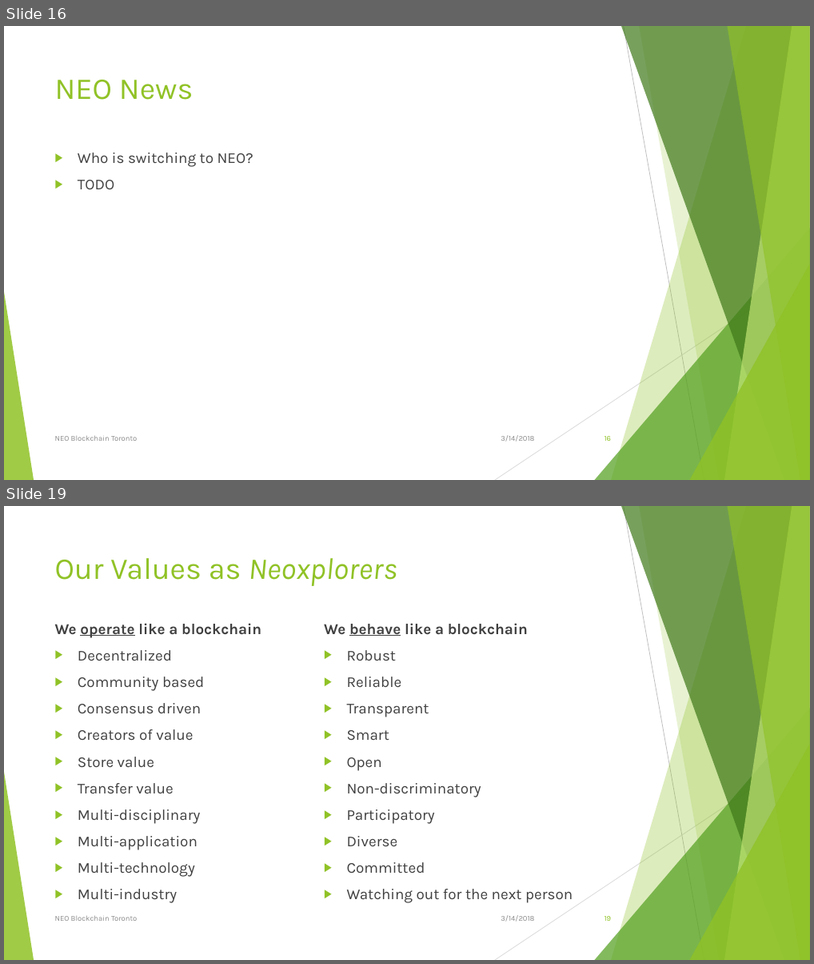
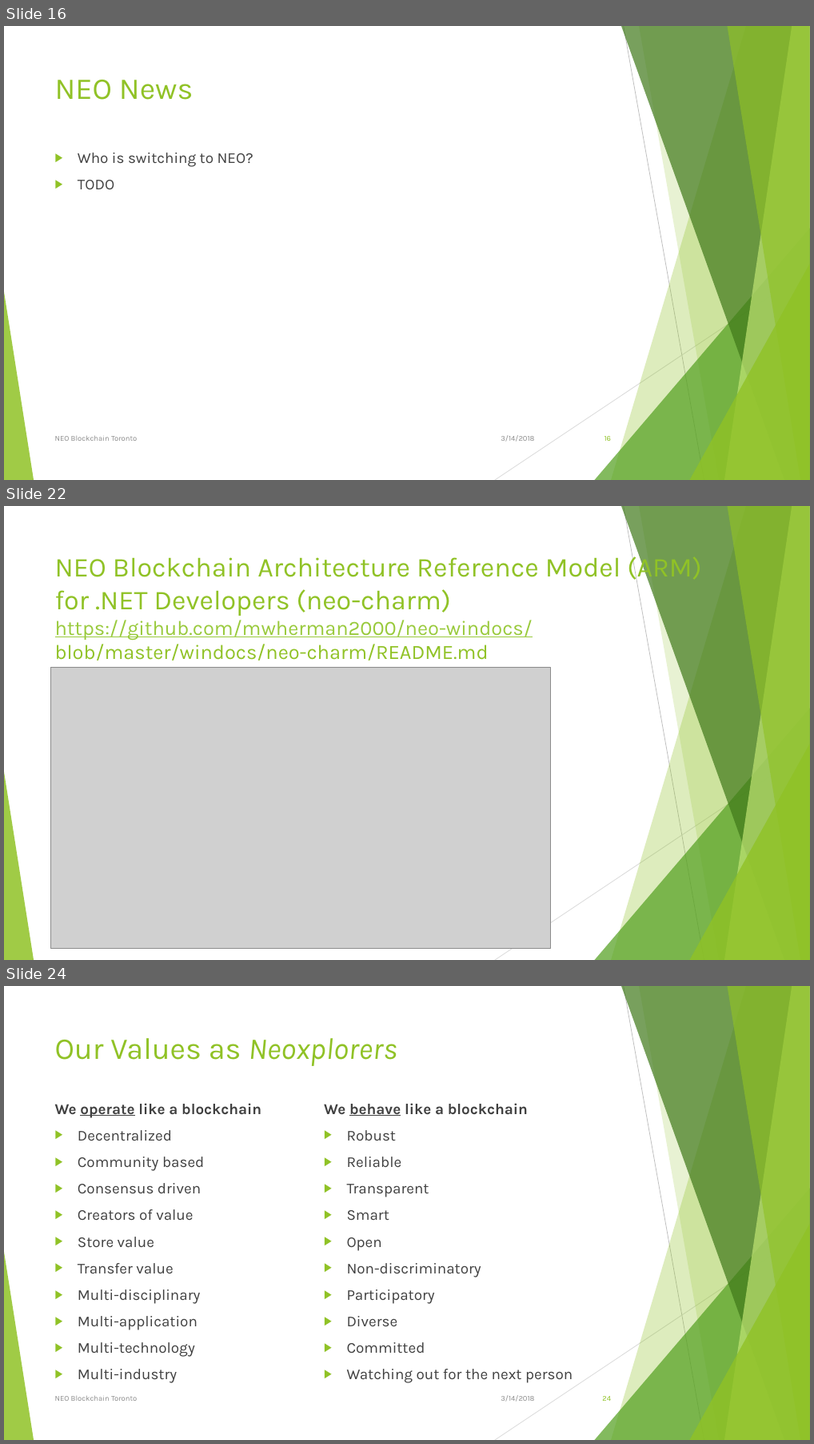
Before and after one commit to mwherman2000/neo-windocs, a slide deck: events/2018-neo-blockchain-toronto/NEO Blockchain-Toronto-20180314 Meetup.pptx. Shown one above the other, each under a label of ours: slides 16 and 19 before the commit, slides 16, 22 and 24 after it; the slides between them are not shown. The pictures are 814x964 and 814x1444 pixels, drawn with LibreOffice and Linux fonts; fonts in the diff are those of the drawing; grey boxes stand for pictures. Boxes give left, top, right and bottom in pixels: in the first picture for what was removed or moved away, otherwise in the second. Text is boxed around its words. In the diff, an @@ line names an element or a change of style, - is before the commit and + after.

```diff
--- a/events/2018-neo-blockchain-toronto/NEO Blockchain-Toronto-20180314 Meetup.pptx
+++ b/events/2018-neo-blockchain-toronto/NEO Blockchain-Toronto-20180314 Meetup.pptx
@@ slide 22 added at [4, 506, 810, 960], background #FFFFFF; not listed: 10 template elements that a slide beside it also shows @@
@@ title added at [55, 552, 702, 660], 24.3 pt, text #90C226 @@
+NEO Blockchain Architecture Reference Model (ARM) for .NET Developers (neo-charm)
+https://github.com/mwherman2000/neo-windocs/ blob/master/windocs/neo-charm/README.md
@@ picture added at [51, 667, 551, 948] @@
@@ what was slide 19 is now slide 24 @@
@@ page number at [602, 1396, 611, 1400]: text changed @@
-19
+24
```
Also in this commit, not shown: 3 slides changed, 4 other slides added, 7 other files.
